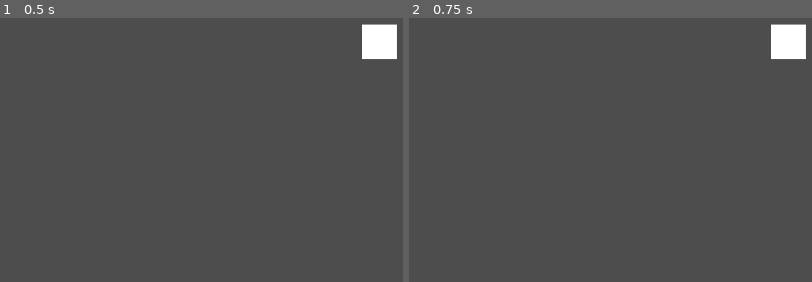
Above: before the commit, frames 1-2 (left to right).
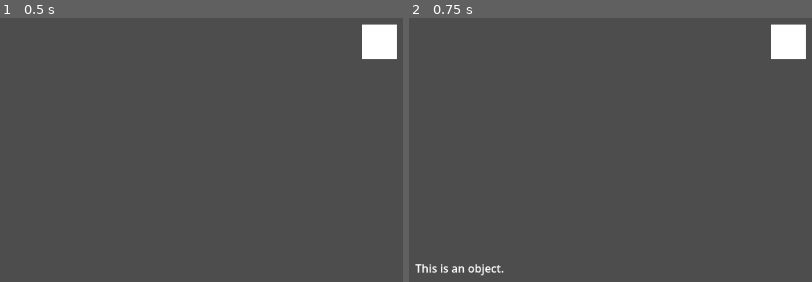
Above: after the commit, the same moments.

Repository: AEther-Frisko/point-n-click-game
Game: Godot game, scene res://shared/scenes/main.tscn
Two runs of this game, one before a commit and one after it. Both use one fixed random seed, a clock stepped at 60 frames per second and the inputs below.
Inputs (mouse positions are in pixels of both pictures, inside the frame that each line leads up to):
- Up to frame 1 (0.5 s): no input
- Up to frame 2 (0.75 s): tap Enter at 0.5 s; move the mouse to (787, 41) at 0.52 s; press the mouse at (787, 41) at 0.53 s

Frame 1 is identical in both runs. In frame 2, 0.4% of the frame differs, in the area x 1-24%, y 93-98%.

Commit message:
rough test of displaying hover and click text

Diff:
--- a/entities/objects/object.gd
+++ b/entities/objects/object.gd
@@ -1,8 +1,14 @@
 extends Sprite2D
+
+signal object_clicked(desc: String)
+signal object_hovered(obj: String)
 
 func _ready() -> void:
 	var clickable_area = get_node("ClickableArea")
 	clickable_area.clicked.connect(_on_clicked)
 
 func _on_clicked() -> void:
-	print("Clicked!")
+	object_clicked.emit("This is an object.")
+
+func _on_clickable_area_mouse_entered() -> void:
+	object_hovered.emit("Object")
--- a/entities/objects/object.tscn
+++ b/entities/objects/object.tscn
@@ -18,3 +18,5 @@
 
 [node name="CollisionShape2D" type="CollisionShape2D" parent="ClickableArea" unique_id=1983390619]
 shape = SubResource("RectangleShape2D_l2ofb")
+
+[connection signal="mouse_entered" from="ClickableArea" to="." method="_on_clickable_area_mouse_entered"]
--- a/shared/scenes/main.tscn
+++ b/shared/scenes/main.tscn
@@ -1,8 +1,24 @@
 [gd_scene format=3 uid="uid://cxh75pt8f652c"]
 
 [ext_resource type="PackedScene" uid="uid://d4ht3yljfmjvs" path="res://entities/objects/object.tscn" id="1_cf20m"]
+[ext_resource type="PackedScene" uid="uid://cmpvvhj4yvt4x" path="res://systems/ui/text_display.tscn" id="2_1nha7"]
+[ext_resource type="Script" uid="uid://cn6xbudwf5irq" path="res://systems/ui/text_display.gd" id="2_n4xtn"]
 
 [node name="Main" type="Node" unique_id=1543907092]
 
-[node name="Object" parent="." unique_id=1528497884 instance=ExtResource("1_cf20m")]
+[node name="GUI" type="Control" parent="." unique_id=1726270139]
+layout_mode = 3
+anchors_preset = 0
+
+[node name="TextDisplay" parent="GUI" unique_id=964846851 instance=ExtResource("2_1nha7")]
+layout_mode = 1
+offset_left = 12.0
+offset_top = 615.0
+offset_right = 52.0
+offset_bottom = 638.0
+script = ExtResource("2_n4xtn")
+
+[node name="World" type="Node2D" parent="." unique_id=931716194]
+
+[node name="Object" parent="World" unique_id=1528497884 instance=ExtResource("1_cf20m")]
 position = Vector2(550, 300)
--- /dev/null
+++ b/systems/ui/text_display.gd
@@ -0,0 +1,13 @@
+extends Label
+
+# Definitely will not be staying this way, just testing
+func _ready() -> void:
+	var object = get_node("../../World/Object")
+	object.object_clicked.connect(_on_object_clicked)
+	object.object_hovered.connect(_on_object_hovered)
+
+func _on_object_clicked(desc: String) -> void:
+	text = desc
+
+func _on_object_hovered(obj: String) -> void:
+	text = obj
--- /dev/null
+++ b/systems/ui/text_display.tscn
@@ -0,0 +1,9 @@
+[gd_scene format=3 uid="uid://cmpvvhj4yvt4x"]
+
+[node name="TextDisplay" type="Label" unique_id=964846851]
+anchors_preset = 2
+anchor_top = 1.0
+anchor_bottom = 1.0
+offset_top = -23.0
+offset_right = 40.0
+grow_vertical = 0
Not shown, added: systems/ui/text_display.gd.uid
